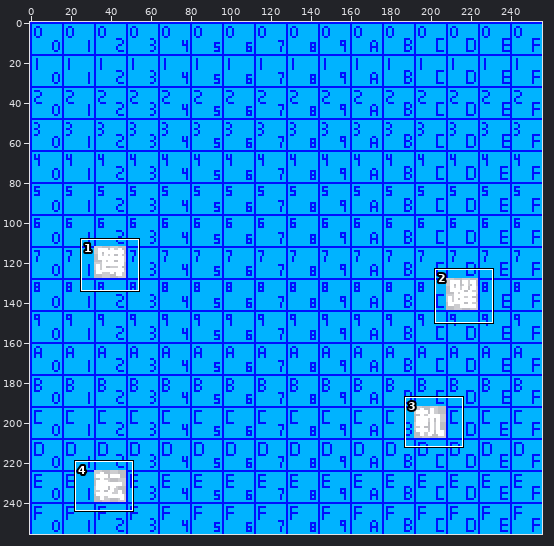
File history of a sprite sheet, assets/base/font/cosmic-reach-font-8E00.png. The picture above shows the old version from afar; the outline marks the close-up.
Close-up. Before the commit:
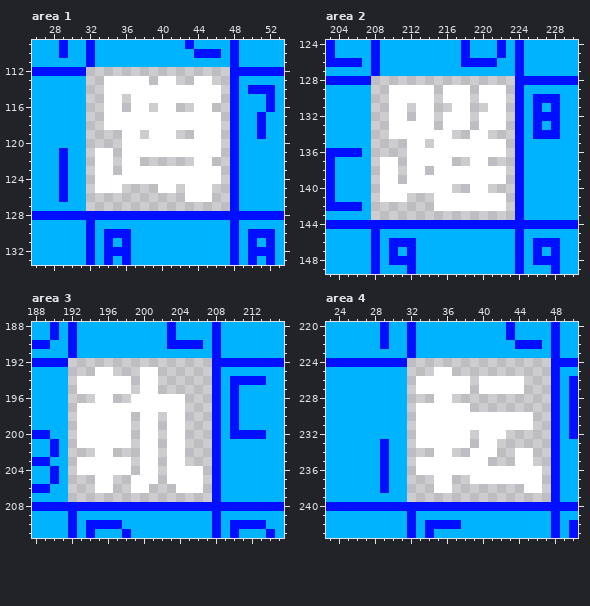
The file is 256x256 pixels. Shown: area 1: x 26..53, y 109..133; area 2: x 203..230, y 124..149; area 3: x 188..215, y 188..211; area 4: x 23..50, y 220..243.
The result:
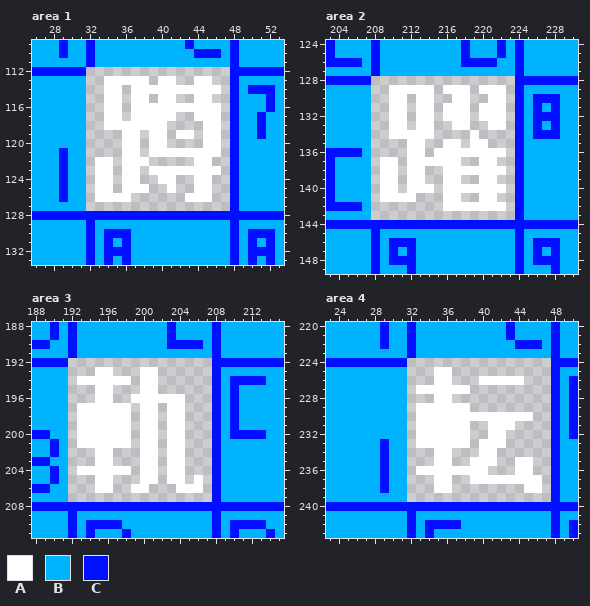
Palette (. is transparent): A #ffffff  B #00b3ff  C #000fff
Difference:
Area 1:
Colour A is added in row 116 at x 39, 42 to 43 and 46; in row 119 at x 42 to 43; in row 122 at x 38; in row 125 at x 36 to 38; in row 126 at x 33 to 36.
The author cleared colour A in row 114 at x 36; in row 115 at x 39, 42 to 43 and 46; in row 117 at x 36 and 42 to 43; in row 118 at x 41 to 44; in row 119 at x 41 and 44; in row 120 at x 38 and 41 to 44.
The author cleared colour A in row 121 at x 33 to 34 and 38; in row 123 at x 38; in row 124 at x 35, 38 to 39, 42 to 43 and 46; in row 125 at x 35, 40 and 43.
Area 2:
Colour A is added in row 131 at x 216 and 220; in row 137 at x 217 and 221; in row 140 at x 217 to 218 and 221 to 222; in row 141 at x 212.
The author cleared colour A in row 130 at x 212, 216 and 220; in row 133 at x 212, 216 and 220; in row 134 at x 215 to 216 and 220; in row 135 at x 215, 218 and 221 to 222; in row 136 at x 214; in row 137 at x 219.
The author cleared colour A in row 138 at x 215; in row 139 at x 214 to 215, 218 to 219 and 222; in row 140 at x 211 and 215; in row 141 at x 215, 218 to 219 and 222; in row 142 at x 215.
Area 3:
The author cleared colour A in row 195 at x 193 to 194 and 197 to 198; in row 197 at x 199 and 202; in row 203 at x 193 to 194 and 197 to 198; in row 204 at x 205 to 206; in row 205 at x 199 and 205.
Area 4:
Colour A is added in row 233 at x 42; in row 235 at x 41.
The author cleared colour A in row 226 at x 33 to 34 and 37 to 38; in row 227 at x 40 to 44; in row 231 at x 39 to 40 and 44 to 45; in row 232 at x 40; in row 234 at x 39 and 44 to 45; in row 235 at x 33 to 34 and 37 to 38.
The author cleared colour A in row 236 at x 41 to 43 and 46.
Boxes around the changes in both close-ups, in picture pixels (x1, y1, x2, y2):
changed: (95, 85, 221, 202)
changed: (398, 94, 506, 211)
erased: (77, 385, 167, 412)
erased: (77, 457, 140, 484)
erased: (185, 466, 203, 484)
changed: (416, 376, 542, 475)
